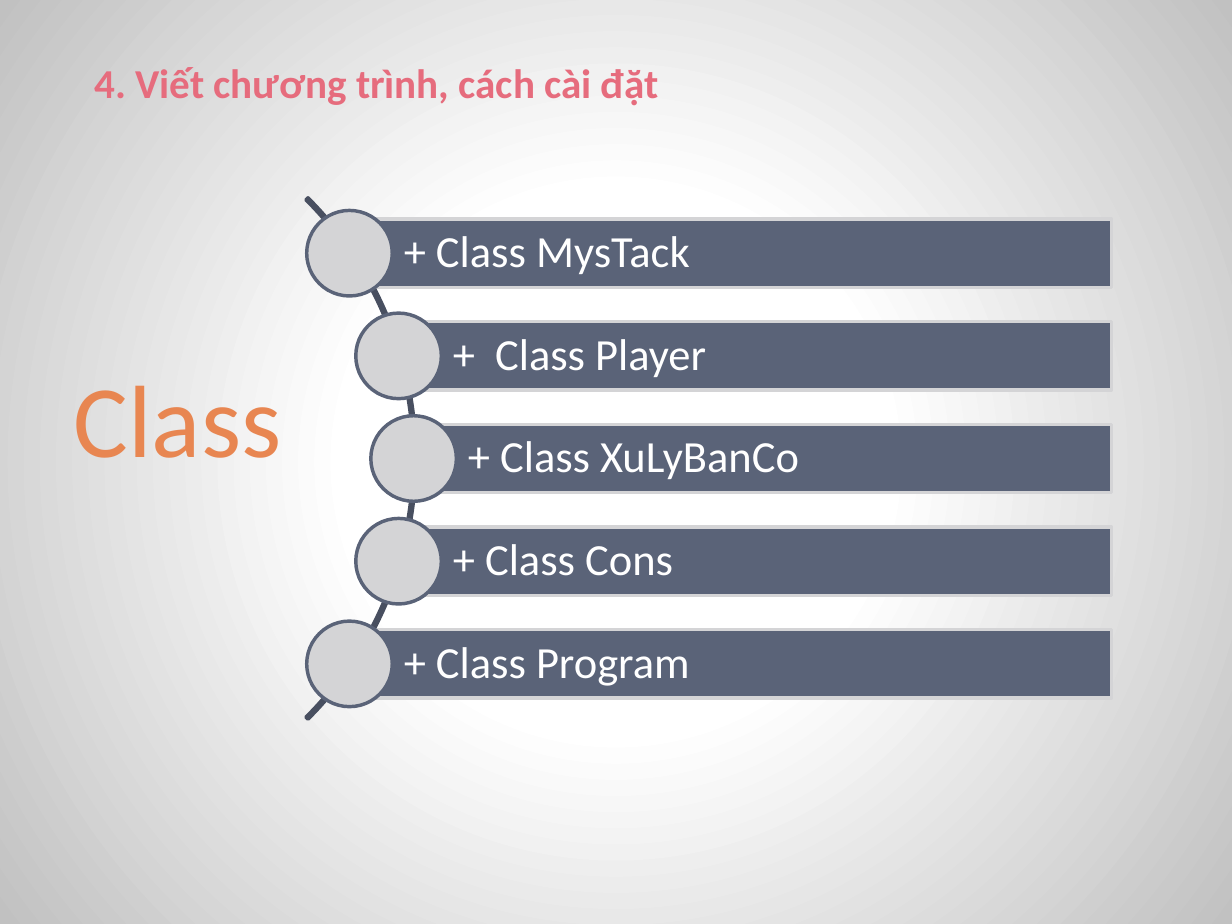
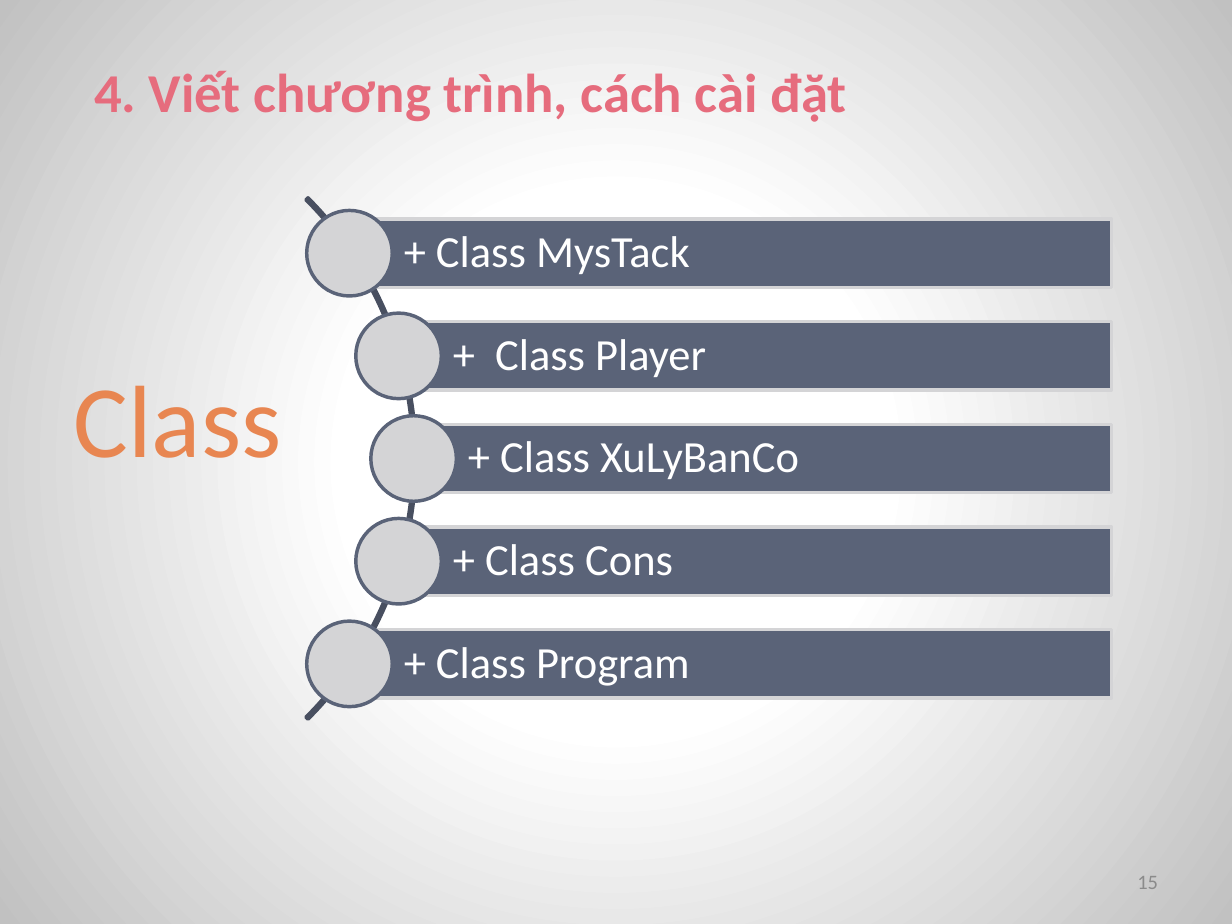
Before and after one commit to MrXiX/CARO-2-NGUOI, a slide deck: slide 15 of doancarohki1819.pptx (slide 14 before the commit). Drawn at 1232x924 pixels with LibreOffice and Linux fonts; fonts in the diff are those of the drawing. Boxes give left, top, right and bottom in pixels: in the first picture for what was removed or moved away, otherwise in the second. Text is boxed around its words. In the diff, an @@ line names an element or a change of style, - is before the commit and + after.

```diff
--- a/doancarohki1819.pptx
+++ b/doancarohki1819.pptx
@@ text "4. Viết chương trình, cách ..." at [94,71,847,122]: size 24 to 32 pt @@
@@ page number added at [1137,876,1158,889], 12 pt, text #8C8C8C @@
+15
```
Also in this commit, not shown: 22 other slides changed, 5 slides added, 3 slides removed, 8 other files.
